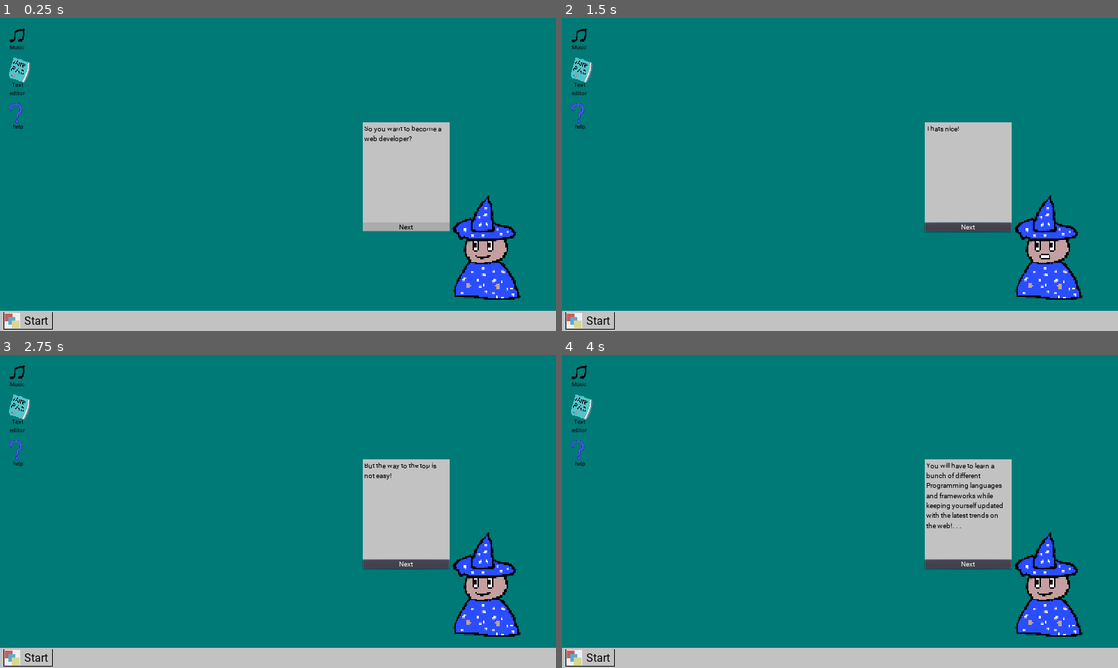
Above: before the commit, frames 1-4 (two rows, left to right).
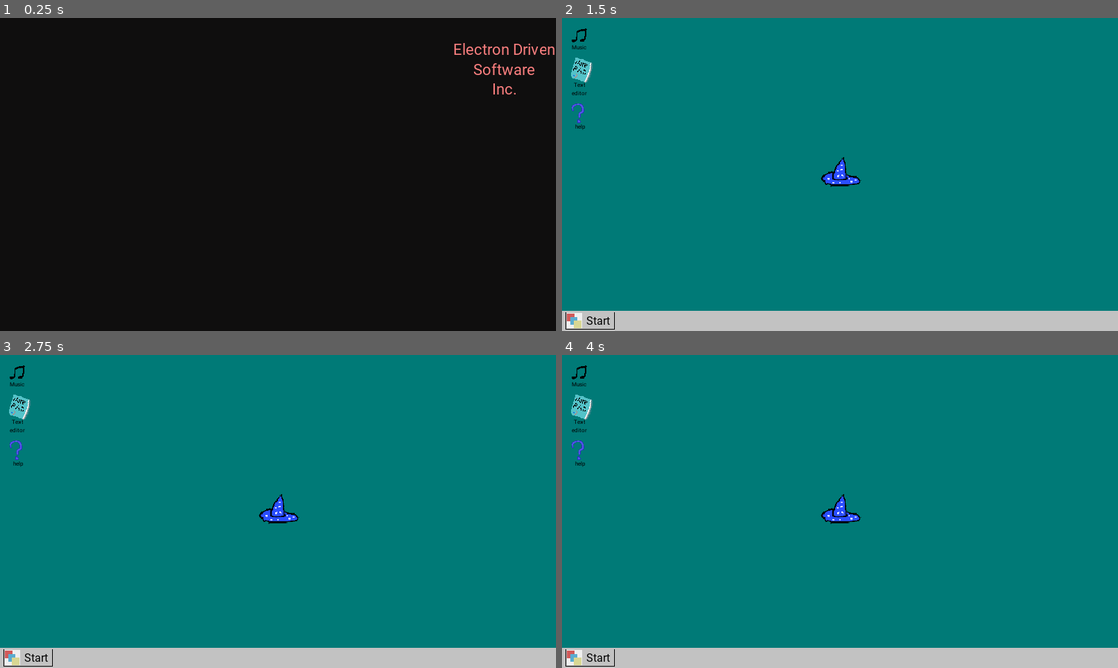
Above: after the commit, the same moments.

Repository: Cranile/The_quest_for_WebDev_ludumdare51
Game: Godot game, scene res://mainmenu.tscn
Same seed, same stepped clock (60 frames per second), same inputs: the game is played once before the commit and once after it. Before the commit the project starts from res://Main.tscn. Sound files missing from this copy of the repository are replaced by a short silence.
Inputs (mouse positions are in pixels of both pictures, inside the frame that each line leads up to):
- Up to frame 1 (0.25 s): no input
- Up to frame 2 (1.5 s): click (840, 174) at 0.52 s; click (967, 227) at 1.25 s, where only the run before the commit has a clickable "Next"
- Up to frame 3 (2.75 s): click (405, 564) at 2 s, where only the run before the commit has a clickable "Next"
- Up to frame 4 (4 s): click (840, 511) at 2.77 s; click (967, 564) at 3.5 s, where only the run before the commit has a clickable "Next"

The runs differ from the first frame. In frame 1, 99% of the frame differs, in the area x 0-100%, y 0-100%; in frame 2, 8.3%; in frame 3, 8.3%; in frame 4, 8.3%.

Commit message:
added a bunch of things

Diff:
--- a/HUD.tscn
+++ b/HUD.tscn
@@ -33,6 +33,9 @@
 [sub_resource type="DynamicFont" id=13]
 size = 30
 font_data = ExtResource( 1 )
+
+[sub_resource type="Animation" id=34]
+resource_name = "RESET"
 
 [sub_resource type="Animation" id=22]
 resource_name = "highlight"
@@ -264,6 +267,9 @@
 [sub_resource type="StyleBoxFlat" id=20]
 bg_color = Color( 0.6, 0.6, 0.6, 0.552941 )
 
+[sub_resource type="DynamicFont" id=33]
+font_data = ExtResource( 1 )
+
 [sub_resource type="DynamicFont" id=28]
 font_data = ExtResource( 1 )
 
@@ -273,6 +279,40 @@
 font_data = ExtResource( 1 )
 
 [sub_resource type="StyleBoxFlat" id=31]
+
+[sub_resource type="DynamicFont" id=32]
+size = 20
+font_data = ExtResource( 1 )
+
+[sub_resource type="Animation" id=35]
+resource_name = "RESET"
+
+[sub_resource type="Animation" id=36]
+resource_name = "fadeout"
+tracks/0/type = "value"
+tracks/0/path = NodePath(".:color")
+tracks/0/interp = 1
+tracks/0/loop_wrap = true
+tracks/0/imported = false
+tracks/0/enabled = true
+tracks/0/keys = {
+"times": PoolRealArray( 0, 1 ),
+"transitions": PoolRealArray( 1, 1 ),
+"update": 0,
+"values": [ Color( 1, 1, 1, 1 ), Color( 1, 1, 1, 0 ) ]
+}
+tracks/1/type = "value"
+tracks/1/path = NodePath(".:visible")
+tracks/1/interp = 1
+tracks/1/loop_wrap = true
+tracks/1/imported = false
+tracks/1/enabled = true
+tracks/1/keys = {
+"times": PoolRealArray( 1 ),
+"transitions": PoolRealArray( 1 ),
+"update": 1,
+"values": [ false ]
+}
 
 [node name="HUD" type="CanvasLayer"]
 script = ExtResource( 2 )
@@ -514,6 +554,7 @@
 anchor_bottom = 1.0
 
 [node name="AnimationPlayer" type="AnimationPlayer" parent="puzzleContainer/puzzleMain"]
+anims/RESET = SubResource( 34 )
 anims/highlight = SubResource( 22 )
 anims/maximize = SubResource( 24 )
 anims/minimize = SubResource( 23 )
@@ -787,6 +828,7 @@
 autowrap = true
 
 [node name="mageDialogue" type="ColorRect" parent="."]
+visible = false
 margin_left = 835.0
 margin_top = 240.0
 margin_right = 1035.0
@@ -893,31 +935,70 @@
 visible = false
 anchor_top = 1.0
 anchor_bottom = 1.0
-margin_top = -88.0
-margin_right = 40.0
+margin_top = -305.0
+margin_right = 213.0
 margin_bottom = -48.0
 
 [node name="container" type="ColorRect" parent="applications"]
-margin_top = -239.0
-margin_right = 256.0
-margin_bottom = 40.0
+anchor_right = 1.0
+anchor_bottom = 1.0
 color = Color( 0.764706, 0.764706, 0.764706, 1 )
 
-[node name="ReferenceRect" type="ReferenceRect" parent="applications/container"]
-margin_right = 256.0
-margin_bottom = 40.0
-
 [node name="ReferenceRect2" type="ReferenceRect" parent="applications/container"]
-margin_top = 40.0
-margin_right = 256.0
-margin_bottom = 80.0
+anchor_right = 1.0
+margin_left = 35.0
+margin_bottom = 28.0
+
+[node name="Label" type="Label" parent="applications/container/ReferenceRect2"]
+anchor_right = 1.0
+anchor_bottom = 1.0
+margin_right = -34.0
+custom_fonts/font = SubResource( 33 )
+text = "Programs"
+valign = 1
+
+[node name="Label2" type="Label" parent="applications/container/ReferenceRect2"]
+anchor_right = 1.0
+anchor_bottom = 1.0
+margin_left = 144.0
+margin_right = -5.0
+custom_colors/font_color = Color( 0, 0, 0, 1 )
+custom_fonts/font = SubResource( 33 )
+text = ">"
+align = 2
+valign = 1
+
+[node name="ReferenceRect4" type="ReferenceRect" parent="applications/container"]
+anchor_right = 1.0
+margin_left = 35.0
+margin_top = 28.0
+margin_bottom = 56.0
+
+[node name="Label" type="Label" parent="applications/container/ReferenceRect4"]
+anchor_right = 1.0
+anchor_bottom = 1.0
+margin_right = -34.0
+custom_fonts/font = SubResource( 33 )
+text = "Documents"
+valign = 1
+
+[node name="Label2" type="Label" parent="applications/container/ReferenceRect4"]
+anchor_right = 1.0
+anchor_bottom = 1.0
+margin_left = 144.0
+margin_right = -5.0
+custom_colors/font_color = Color( 0, 0, 0, 1 )
+custom_fonts/font = SubResource( 33 )
+text = ">"
+align = 2
+valign = 1
 
 [node name="ReferenceRect3" type="ReferenceRect" parent="applications/container"]
 anchor_left = 1.0
 anchor_top = 1.0
 anchor_right = 1.0
 anchor_bottom = 1.0
-margin_left = -136.0
+margin_left = -178.0
 margin_top = -79.0
 
 [node name="poweroff" type="Button" parent="applications/container/ReferenceRect3"]
@@ -928,7 +1009,7 @@
 custom_colors/font_color = Color( 0, 0, 0, 1 )
 custom_fonts/font = SubResource( 28 )
 custom_styles/normal = SubResource( 29 )
-text = "Power off"
+text = "Shut Down..."
 
 [node name="restart" type="Button" parent="applications/container/ReferenceRect3"]
 anchor_right = 1.0
@@ -937,6 +1018,44 @@
 custom_fonts/font = SubResource( 30 )
 custom_styles/normal = SubResource( 31 )
 text = "Restart"
+
+[node name="sideName" type="ReferenceRect" parent="applications/container"]
+anchor_bottom = 1.0
+margin_right = 32.0
+
+[node name="ColorRect" type="ColorRect" parent="applications/container/sideName"]
+anchor_right = 1.0
+anchor_bottom = 1.0
+margin_left = 3.0
+margin_top = 3.0
+margin_bottom = -2.0
+color = Color( 0.564706, 0.564706, 0.564706, 1 )
+
+[node name="Label" type="Label" parent="applications/container/sideName/ColorRect"]
+anchor_right = 1.0
+anchor_bottom = 1.0
+custom_fonts/font = SubResource( 32 )
+text = "9
+5
+
+s
+r
+o
+o
+D"
+align = 1
+valign = 2
+autowrap = true
+
+[node name="scenetransition" type="ColorRect" parent="."]
+visible = false
+anchor_right = 1.0
+anchor_bottom = 1.0
+color = Color( 1, 1, 1, 0 )
+
+[node name="AnimationPlayer" type="AnimationPlayer" parent="scenetransition"]
+anims/RESET = SubResource( 35 )
+anims/fadeout = SubResource( 36 )
 
 [connection signal="visibility_changed" from="puzzleContainer/puzzleMain" to="puzzleContainer/puzzleMain" method="_on_puzzleMain_visibility_changed"]
 [connection signal="pressed" from="puzzleContainer/puzzleMain/Button" to="." method="_on_Button_pressed"]
--- a/Mage.tscn
+++ b/Mage.tscn
@@ -20,6 +20,9 @@
 [sub_resource type="RectangleShape2D" id=2]
 extents = Vector2( 26.5, 40 )
 
+[sub_resource type="Animation" id=6]
+resource_name = "RESET"
+
 [sub_resource type="Animation" id=4]
 resource_name = "default"
 tracks/0/type = "value"
@@ -33,6 +36,36 @@
 "transitions": PoolRealArray( 1, 1 ),
 "update": 1,
 "values": [ false, false ]
+}
+
+[sub_resource type="Animation" id=7]
+resource_name = "fadein"
+tracks/0/type = "value"
+tracks/0/path = NodePath("AnimatedSprite:modulate")
+tracks/0/interp = 1
+tracks/0/loop_wrap = true
+tracks/0/imported = false
+tracks/0/enabled = true
+tracks/0/keys = {
+"times": PoolRealArray( 0, 1 ),
+"transitions": PoolRealArray( 1, 1 ),
+"update": 0,
+"values": [ Color( 1, 1, 1, 0 ), Color( 1, 1, 1, 1 ) ]
+}
+
+[sub_resource type="Animation" id=8]
+resource_name = "fadeout"
+tracks/0/type = "value"
+tracks/0/path = NodePath("AnimatedSprite:modulate")
+tracks/0/interp = 1
+tracks/0/loop_wrap = true
+tracks/0/imported = false
+tracks/0/enabled = true
+tracks/0/keys = {
+"times": PoolRealArray( 0, 1 ),
+"transitions": PoolRealArray( 1, 1 ),
+"update": 0,
+"values": [ Color( 1, 1, 1, 1 ), Color( 1, 1, 1, 0 ) ]
 }
 
 [sub_resource type="Animation" id=5]
@@ -121,10 +154,10 @@
 position = Vector2( 259, 0 )
 
 [node name="AnimatedSprite" type="AnimatedSprite" parent="."]
+modulate = Color( 1, 1, 1, 0 )
 position = Vector2( -6.37745e-06, 0 )
 frames = SubResource( 1 )
 animation = "idle"
-frame = 2
 playing = true
 
 [node name="CollisionShape2D" type="CollisionShape2D" parent="."]
@@ -133,6 +166,9 @@
 
 [node name="AnimationPlayer" type="AnimationPlayer" parent="."]
 reset_on_save = false
+anims/RESET = SubResource( 6 )
 anims/default = SubResource( 4 )
+anims/fadein = SubResource( 7 )
+anims/fadeout = SubResource( 8 )
 anims/inscreen = SubResource( 5 )
 anims/offscreen = SubResource( 3 )
--- a/Main.gd
+++ b/Main.gd
@@ -15,6 +15,15 @@
 var sections = ["one","two","three","four"]
 var milestonesUnlocked = false
 var dialogue = [
+	" . . . ",
+	"WHO DARES TO AWAKE THE BLUE MAGE",
+	" . . . ",
+	"Oh, it's you",
+	"I was installed here in your computer as a gift from one of your family/friend/co-worker or associate",
+	"And for the low low price of $99.9 a year* i will be helping you in your endeavors",
+	"Let me see, what this txt says",
+	". . .",
+	"Aha!",
 	"So you want to become a web developer?",
 	"Thats nice!",
 	"But the way to the top is not easy!",
@@ -58,14 +67,27 @@
 	"it has everything you need",
 	"rockstar developer, checked. 10x developer, checked. ",
 	"10 years of experience on a language that has been out for only 3 . . . checked.",
-	" Senior developer on languages that don't exist. Checked"]
+	"Senior developer on languages that don't exist. Checked",
+	"Well. . . i hope that you learn a really valuable lesson today",
+	"A lesson about the power of friendship, overcoming your fears . . .",
+	"Patience and perseverance . . .",
+	"Or maybe just clicking squares on the screen in the correct order IDK",
+	"Okay, i will take my leave then",
+	"Imagine i go out with a *Puff*, we ran out budget(and time) for actual VFX"]
 var tutorialProgress = 0;
 var inDialogue = false;
 var currentDialogue = -1;
 
 func _ready():
-	rng.randomize()
-	tutorial()
+	rng.randomize();
+	$musicPlayer/AnimationPlayer.play("start");
+	$HUD/scenetransition/AnimationPlayer.play("fadeout");
+
+func clickHat():
+	$ColorRect/mageHatContainer.hide()
+	$HUD/Mage/AnimationPlayer.play("fadein")
+	$HUD/mageDialogue.show()
+	tutorial();
 
 
 func tutorial():
@@ -290,3 +312,7 @@
 
 func _on_helpToggle_pressed():
 	$HUD/help.show();
+
+
+func _on_summonMage_pressed():
+	clickHat()
--- a/Main.tscn
+++ b/Main.tscn
@@ -9,6 +9,7 @@
 [ext_resource path="res://art/notepadIcon.png" type="Texture" id=7]
 [ext_resource path="res://art/rewardchest.png" type="Texture" id=8]
 [ext_resource path="res://art/help.png" type="Texture" id=9]
+[ext_resource path="res://art/mageHat.png" type="Texture" id=10]
 
 [sub_resource type="DynamicFont" id=1]
 size = 14
@@ -85,6 +86,37 @@
 "transitions": PoolRealArray( 1, 1, 1, 1, 1 ),
 "update": 0,
 "values": [ Color( 1, 1, 1, 0 ), Color( 1, 1, 1, 0.933333 ), Color( 1, 1, 1, 0 ), Color( 1, 1, 1, 0.776471 ), Color( 1, 1, 1, 0 ) ]
+}
+
+[sub_resource type="StyleBoxFlat" id=12]
+bg_color = Color( 0.25098, 0.364706, 0.501961, 0.301961 )
+
+[sub_resource type="StyleBoxFlat" id=13]
+bg_color = Color( 0, 0.811765, 1, 0.247059 )
+
+[sub_resource type="StyleBoxFlat" id=14]
+bg_color = Color( 0.6, 0.6, 0.6, 0 )
+
+[sub_resource type="StyleBoxFlat" id=11]
+bg_color = Color( 0.6, 0.6, 0.6, 0 )
+
+[sub_resource type="Animation" id=9]
+resource_name = "RESET"
+
+[sub_resource type="Animation" id=10]
+resource_name = "start"
+length = 2.0
+tracks/0/type = "value"
+tracks/0/path = NodePath(".:volume_db")
+tracks/0/interp = 1
+tracks/0/loop_wrap = true
+tracks/0/imported = false
+tracks/0/enabled = true
+tracks/0/keys = {
+"times": PoolRealArray( 0, 2 ),
+"transitions": PoolRealArray( 1, 1 ),
+"update": 0,
+"values": [ -80.0, -20.0 ]
 }
 
 [node name="Main" type="Node"]
@@ -250,6 +282,37 @@
 anims/default = SubResource( 7 )
 anims/highlight = SubResource( 8 )
 
+[node name="mageHatContainer" type="ReferenceRect" parent="ColorRect"]
+anchor_left = 0.5
+anchor_top = 0.5
+anchor_right = 0.5
+anchor_bottom = 0.5
+margin_left = -66.0
+margin_top = -66.0
+margin_right = 66.0
+margin_bottom = 66.0
+
+[node name="hat" type="TextureRect" parent="ColorRect/mageHatContainer"]
+anchor_right = 1.0
+anchor_bottom = 1.0
+texture = ExtResource( 10 )
+expand = true
+stretch_mode = 5
+
+[node name="summonMage" type="Button" parent="ColorRect/mageHatContainer"]
+anchor_left = 0.5
+anchor_top = 0.5
+anchor_right = 0.5
+anchor_bottom = 0.5
+margin_left = -47.0
+margin_top = -36.5
+margin_right = 47.0
+margin_bottom = 36.5
+custom_styles/hover = SubResource( 12 )
+custom_styles/pressed = SubResource( 13 )
+custom_styles/focus = SubResource( 14 )
+custom_styles/normal = SubResource( 11 )
+
 [node name="HUD" parent="." instance=ExtResource( 1 )]
 
 [node name="countdown" type="Timer" parent="."]
@@ -260,8 +323,12 @@
 
 [node name="musicPlayer" type="AudioStreamPlayer" parent="."]
 stream = ExtResource( 4 )
-volume_db = -20.0
+volume_db = -80.0
 autoplay = true
+
+[node name="AnimationPlayer" type="AnimationPlayer" parent="musicPlayer"]
+anims/RESET = SubResource( 9 )
+anims/start = SubResource( 10 )
 
 [node name="voicePlayer" type="AudioStreamPlayer" parent="."]
 
@@ -269,6 +336,7 @@
 [connection signal="pressed" from="ColorRect/codeEditor/editorToggle" to="." method="_on_editorToggle_pressed"]
 [connection signal="pressed" from="ColorRect/help/helpToggle" to="." method="_on_helpToggle_pressed"]
 [connection signal="pressed" from="ColorRect/Reward/rewardbtn" to="." method="_on_rewardbtn_pressed"]
+[connection signal="pressed" from="ColorRect/mageHatContainer/summonMage" to="." method="_on_summonMage_pressed"]
 [connection signal="keyboard" from="HUD" to="." method="_on_HUD_keyboard"]
 [connection signal="nextDialogue" from="HUD" to="." method="_on_HUD_nextDialogue"]
 [connection signal="submit" from="HUD" to="." method="_on_HUD_submit"]
--- /dev/null
+++ b/mainmenu.gd
@@ -0,0 +1,20 @@
+extends Node
+
+var currentPrompt = 0;
+func _ready():
+	$Timer.start()
+	pass
+
+func _on_AudioStreamPlayer_finished():
+	print("audio end")
+	get_tree().change_scene("res://Main.tscn")
+
+
+func _on_Timer_timeout():
+	currentPrompt += 1;
+	if(currentPrompt == 6):
+		$container/bg/logsContainer/Label5.text = "Hard drive . . . OK \n Sound card . . . OK"
+	if(currentPrompt >= 6):
+		$Timer.stop()
+		return
+	get_node("container/bg/logsContainer/Label"+str(currentPrompt)).show()
--- /dev/null
+++ b/mainmenu.tscn
@@ -0,0 +1,111 @@
+[gd_scene load_steps=5 format=2]
+
+[ext_resource path="res://Roboto-Regular.ttf" type="DynamicFontData" id=1]
+[ext_resource path="res://sounds/pcboot.ogg" type="AudioStream" id=2]
+[ext_resource path="res://mainmenu.gd" type="Script" id=3]
+
+[sub_resource type="DynamicFont" id=1]
+size = 36
+font_data = ExtResource( 1 )
+
+[node name="mainmenu" type="Node"]
+script = ExtResource( 3 )
+
+[node name="container" type="ReferenceRect" parent="."]
+anchor_right = 1.0
+anchor_bottom = 1.0
+
+[node name="bg" type="ColorRect" parent="container"]
+anchor_right = 1.0
+anchor_bottom = 1.0
+color = Color( 0.0627451, 0.0588235, 0.0588235, 1 )
+
+[node name="logoContainer" type="ReferenceRect" parent="container/bg"]
+anchor_left = 1.0
+anchor_right = 1.0
+margin_left = -237.0
+margin_bottom = 237.0
+
+[node name="Label" type="Label" parent="container/bg/logoContainer"]
+anchor_left = 0.5
+anchor_top = 0.5
+anchor_right = 0.5
+anchor_bottom = 0.5
+margin_left = -118.5
+margin_top = -118.5
+margin_right = 118.5
+margin_bottom = 118.5
+custom_colors/font_color = Color( 0.980392, 0.498039, 0.498039, 1 )
+custom_fonts/font = SubResource( 1 )
+text = "Electron Driven
+Software
+Inc."
+align = 1
+valign = 1
+autowrap = true
+
+[node name="logsContainer" type="ReferenceRect" parent="container/bg"]
+margin_right = 575.0
+margin_bottom = 720.0
+
+[node name="Label1" type="Label" parent="container/bg/logsContainer"]
+visible = false
+margin_right = 575.0
+margin_bottom = 69.0
+text = "Bios v3.214va, Electron Driven software.
+Copyright (C) 199x - 2077."
+valign = 1
+
+[node name="Label2" type="Label" parent="container/bg/logsContainer"]
+visible = false
+margin_top = 69.0
+margin_right = 575.0
+margin_bottom = 138.0
+text = "Pencilium-s CPU at 420MHz
+Memory Test : 28980K OK"
+valign = 1
+
+[node name="Label3" type="Label" parent="container/bg/logsContainer"]
+visible = false
+margin_top = 138.0
+margin_right = 575.0
+margin_bottom = 207.0
+text = "Detecting cool Age of empires gold install screen
+Detecting Herobrine
+Detecting behind you
+Detecting just kidding"
+
+[node name="Label4" type="Label" parent="container/bg/logsContainer"]
+visible = false
+margin_top = 207.0
+margin_right = 575.0
+margin_bottom = 276.0
+text = "Motherboard . . . OK
+CPU . . . OK
+Graphics card . . . not with these prices
+RAM . . . OK"
+
+[node name="Label5" type="Label" parent="container/bg/logsContainer"]
+visible = false
+margin_top = 276.0
+margin_right = 575.0
+margin_bottom = 345.0
+text = "Hard drive . . . OK but too many images of furry creatures
+Sound card . . . OK"
+
+[node name="Label6" type="Label" parent="container/bg/logsContainer"]
+visible = false
+margin_top = 345.0
+margin_right = 575.0
+margin_bottom = 414.0
+
+[node name="AudioStreamPlayer" type="AudioStreamPlayer" parent="."]
+stream = ExtResource( 2 )
+volume_db = -15.0
+autoplay = true
+
+[node name="Timer" type="Timer" parent="."]
+wait_time = 0.7
+
+[connection signal="finished" from="AudioStreamPlayer" to="." method="_on_AudioStreamPlayer_finished"]
+[connection signal="timeout" from="Timer" to="." method="_on_Timer_timeout"]
--- a/project.godot
+++ b/project.godot
@@ -11,7 +11,7 @@
 [application]
 
 config/name="BecomingWebDev"
-run/main_scene="res://Main.tscn"
+run/main_scene="res://mainmenu.tscn"
 config/icon="res://icon.png"
 
 [display]
@@ -21,6 +21,10 @@
 window/dpi/allow_hidpi=true
 window/stretch/mode="2d"
 window/stretch/aspect="keep"
+
+[global]
+
+star=false
 
 [gui]
 
Not shown: 1 places in HUD.tscn that only renumber resources
Not shown: 1 places in Mage.tscn that only renumber resources
Not shown: 1 places in Main.tscn that only renumber resources
Binary file added: art/mageHat.png
Not shown, added: art/mageHat.png.import
Not shown, added: sounds/pcboot.ogg.import
Not shown, added: sounds/pcboot.ogg
